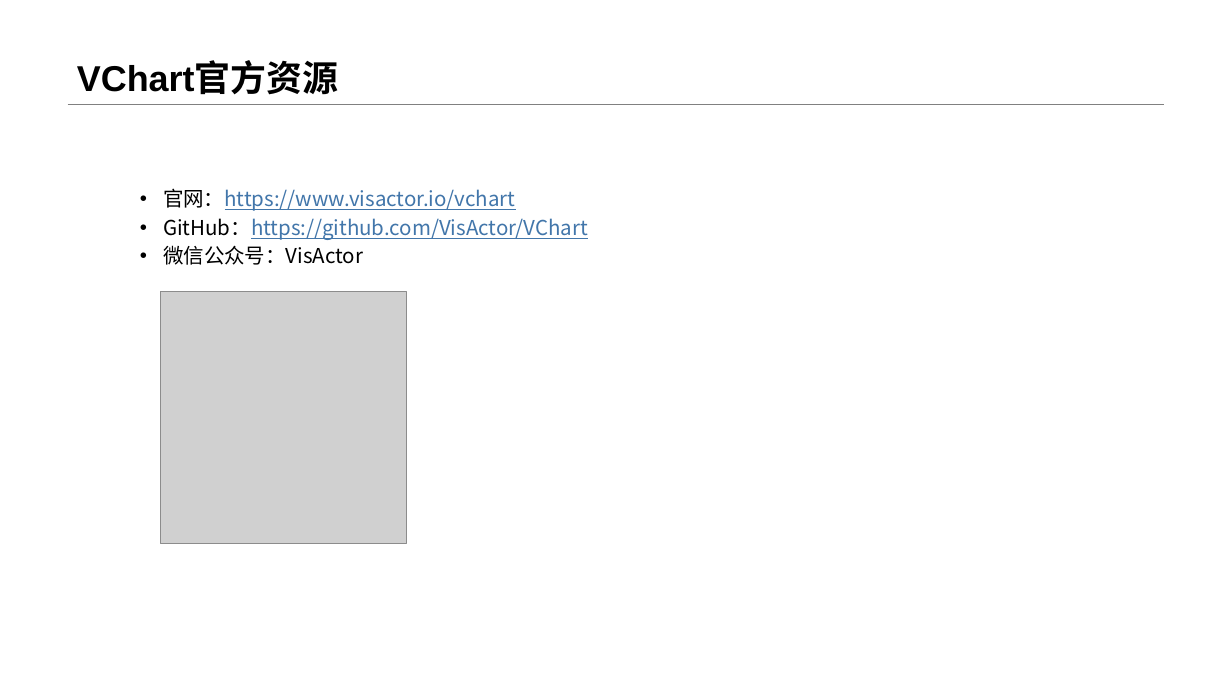
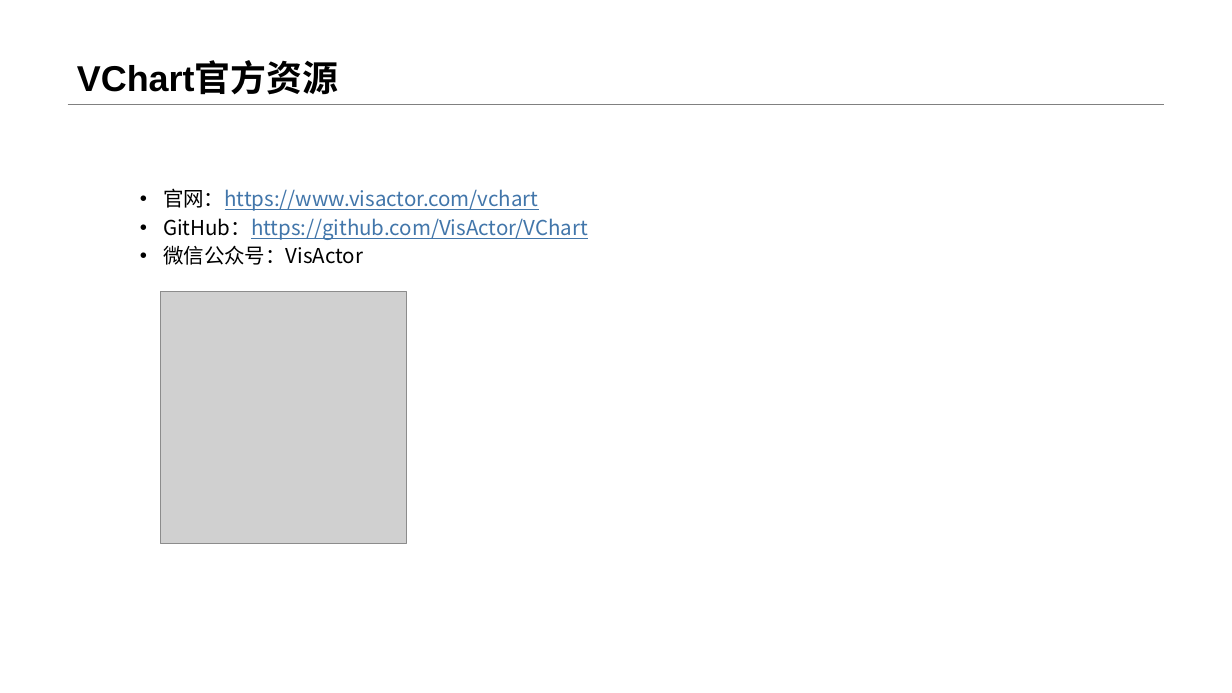
Before and after one commit to menglin1997/vchartCourse, a slide deck: slide 3 of code/Chapter 1 - Basics for Beginners/01- Course Introduction and VChart Overview/01.pptx. Drawn at 1232x693 pixels with LibreOffice and Linux fonts; fonts in the diff are those of the drawing; grey boxes stand for pictures. Boxes give left, top, right and bottom in pixels: in the first picture for what was removed or moved away, otherwise in the second. Text is boxed around its words. In the diff, an @@ line names an element or a change of style, - is before the commit and + after.

```diff
--- a/code/Chapter 1 - Basics for Beginners/01- Course Introduction and VChart Overview/01.pptx
+++ b/code/Chapter 1 - Basics for Beginners/01- Course Introduction and VChart Overview/01.pptx
@@ text at [163,188,539,211]: text changed @@
-  • 官网：https://www.visactor.io/vchart
+  • 官网：https://www.visactor.com/vchart
```
Also in this commit, not shown: 3 other files.
